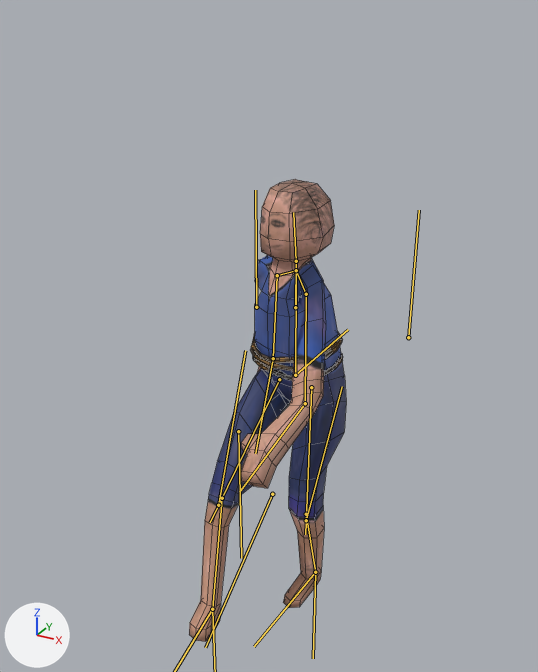
Renders of the FBX model HackaJam/Assets/Graphics/3D/Character.fbx from each side of a commit.
Camera for both pictures: a 50 mm camera at (7.54, -14.0, 15.13) aimed at (-0.11, -0.08, 8.17). Every picture has the same lights, and +X, +Y and +Z are marked at lower left. Both versions are drawn at frame 1 of the action 'CharacterArmature|Walkcycle'; the numbers are the values there. The bones that bend it are drawn over the model as lines. Mesh edges are drawn as thin lines.

In view in the first picture: 'Character'.
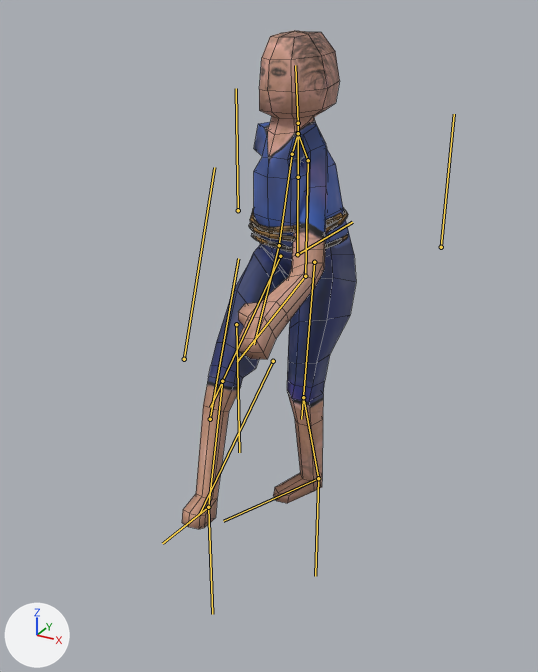
Pixel boxes (x1, y1, x2, y2) of what changed, in the pictures (538 x 672 px):
```json
{"object": "Character", "change": "posed", "before": [189, 179, 346, 642], "after": [182, 30, 356, 529], "on screen": "11% wider, 8% taller"}
{"bone": "Bone.001", "before": "(295, 375) to (348, 329)", "after": "(297, 254) to (352, 222)"}
{"bone": "Leg.L", "before": "(311, 387) to (305, 534)", "after": "(314, 262) to (301, 419)"}
{"bone": "LowerLeg.L", "before": "(306, 514) to (315, 572)", "after": "(303, 397) to (318, 478)"}
{"bone": "Leg.R", "before": "(279, 379) to (210, 522)", "after": "(280, 256) to (210, 407)"}
{"bone": "LowerLeg.R", "before": "(222, 498) to (212, 609)", "after": "(222, 381) to (208, 507)"}
{"bone": "Shoulder.L", "before": "(296, 270) to (306, 294)", "after": "(298, 133) to (308, 160)"}
{"bone": "UpperArm.L", "before": "(306, 294) to (305, 403)", "after": "(308, 160) to (305, 276)"}
{"bone": "Shoulder.R", "before": "(296, 270) to (277, 275)", "after": "(298, 133) to (292, 154)"}
{"bone": "UpperArm.R", "before": "(277, 275) to (273, 358)", "after": "(292, 154) to (279, 245)"}
{"bone": "Arm.R", "before": "(273, 358) to (255, 453)", "after": "(279, 245) to (254, 344)"}
```

Scene script edits in JSON lines:
```json
{"block": "bone_bone_001", "where": "bone_bone_001 = bpy.data.objects['CharacterArmature'].pose.bones['Bone.001']"}
{"op": "set", "path": "bone_bone_001.location", "old": "(0.0, 0.0, 0.0)", "new": "(0.0, 0.0, 3.17)"}
{"block": "bone_leg_l", "where": "bone_leg_l = bpy.data.objects['CharacterArmature'].pose.bones['Leg.L']  # child of 'Bone.001'"}
{"op": "set", "path": "bone_leg_l.location", "old": "(0.0, 0.0, 0.0)", "new": "(0.04, -0.13, -0.01)"}
{"op": "set", "path": "bone_leg_l.rotation_quaternion", "old": "(0.989, -0.111, 0.063, 0.073)", "new": "(0.971, -0.1, 0.193, 0.099)", "note": "degrees (-12, 8, 8) -> degrees (-10, 23, 10)"}
{"block": "bone_lowerleg_l", "where": "bone_lowerleg_l = bpy.data.objects['CharacterArmature'].pose.bones['LowerLeg.L']  # child of 'Leg.L'"}
{"op": "set", "path": "bone_lowerleg_l.rotation_quaternion", "old": "(0.976, -0.047, 0.006, 0.212)", "new": "(0.988, -0.033, 0.045, 0.144)", "note": "degrees (-5, 2, 24) -> degrees (-3, 6, 16)"}
{"block": "bone_leg_r", "where": "bone_leg_r = bpy.data.objects['CharacterArmature'].pose.bones['Leg.R']  # child of 'Bone.001'"}
{"op": "set", "path": "bone_leg_r.location", "old": "(0.0, 0.0, 0.0)", "new": "(-0.04, -0.13, -0.01)"}
{"op": "set", "path": "bone_leg_r.rotation_quaternion", "old": "(0.932, -0.359, -0.044, -0.034)", "new": "(0.945, -0.321, -0.041, -0.04)", "note": "degrees (-42, -6, -2) -> degrees (-37, -6, -3)"}
{"block": "bone_lowerleg_r", "where": "bone_lowerleg_r = bpy.data.objects['CharacterArmature'].pose.bones['LowerLeg.R']  # child of 'Leg.R'"}
{"op": "set", "path": "bone_lowerleg_r.rotation_quaternion", "old": "(0.984, 0.029, -0.008, 0.178)", "new": "(0.994, 0.01, -0.006, 0.108)", "note": "degrees (3, -2, 20) -> degrees (1, -1, 12)"}
{"block": "bone_shoulder_l", "where": "bone_shoulder_l = bpy.data.objects['CharacterArmature'].pose.bones['Shoulder.L']  # child of 'Torso'"}
{"op": "set", "path": "bone_shoulder_l.rotation_quaternion", "old": "(0.93, -0.167, -0.103, -0.309)", "new": "(0.916, -0.179, -0.113, -0.34)", "note": "degrees (-15, -17, -35) -> degrees (-15, -19, -38)"}
{"block": "bone_upperarm_l", "where": "bone_upperarm_l = bpy.data.objects['CharacterArmature'].pose.bones['UpperArm.L']  # child of 'Shoulder.L'"}
{"op": "set", "path": "bone_upperarm_l.rotation_quaternion", "old": "(0.971, 0.043, 0.042, -0.232)", "new": "(0.968, 0.056, 0.037, -0.241)", "note": "degrees (4, 6, -27) -> degrees (5, 6, -28)"}
{"block": "bone_shoulder_r", "where": "bone_shoulder_r = bpy.data.objects['CharacterArmature'].pose.bones['Shoulder.R']  # child of 'Torso'"}
{"op": "set", "path": "bone_shoulder_r.rotation_quaternion", "old": "(0.999, 0.028, 0.013, 0.03)", "new": "(0.954, 0.193, -0.004, -0.228)", "note": "degrees (3, 1, 4) -> degrees (22, 5, -26)"}
{"block": "bone_upperarm_r", "where": "bone_upperarm_r = bpy.data.objects['CharacterArmature'].pose.bones['UpperArm.R']  # child of 'Shoulder.R'"}
{"op": "set", "path": "bone_upperarm_r.rotation_quaternion", "old": "(0.931, -0.2, 0.047, -0.302)", "new": "(0.999, -0.029, -0.038, 0.007)", "note": "degrees (-24, -2, -35) -> degrees (-3, -4, 1)"}
{"block": "bone_arm_r", "where": "bone_arm_r = bpy.data.objects['CharacterArmature'].pose.bones['Arm.R']  # child of 'UpperArm.R'"}
{"op": "set", "path": "bone_arm_r.rotation_quaternion", "old": "(0.993, -0.121, -0.001, -0.001)", "new": "(0.972, -0.234, -0.002, 0.027)", "note": "degrees (-14, 0, 0) -> degrees (-27, 1, 3)"}
```
